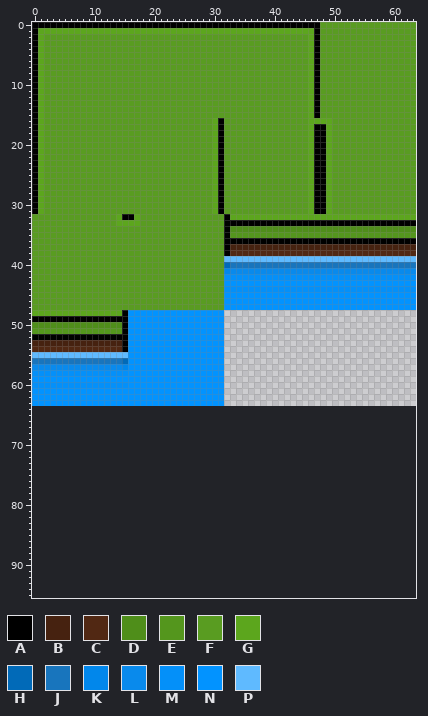
Two states of a sprite sheet, assets/tilemaps/grasslands.png. That is the earlier state.
The file is 64x64 pixels. Colours within 5 levels of each other are drawn and written as one. The old version is drawn lined up with the new one, on the new canvas.
Palette (. is transparent): A #000000  B #462210  C #512813  D #4f8e1a  E #54961d  F #599c21  G #5ca61d  H #016ab8  J #1875bd  K #0187eb  L #098aec  M #0490f9  N #0293ff  P #5fbaff
Pixels before (only the part around the change), first column x 0:
24 AGFFFFFFFFFFFFFFFFFFFFFFFFFFFFGAFFFFFFFFFFFFFFGAAGFFFFFFFFFFFFFF
25 AGFFFFFFFFFFFFFFFFFFFFFFFFFFFFGAFFFFFFFFFFFFFFGAAGFFFFFFFFFFFFFF
26 AGFFFFFFFFFFFFFFFFFFFFFFFFFFFFGAFFFFFFFFFFFFFFGAAGFFFFFFFFFFFFFF
27 AGFFFFFFFFFFFFFFFFFFFFFFFFFFFFGAFFFFFFFFFFFFFFGAAGFFFFFFFFFFFFFF
28 AGFFFFFFFFFFFFFFFFFFFFFFFFFFFFGAFFFFFFFFFFFFFFGAAGFFFFFFFFFFFFFF
29 AGFFFFFFFFFFFFFFFFFFFFFFFFFFFFGAFFFFFFFFFFFFFFGAAGFFFFFFFFFFFFFF
30 AGFFFFFFFFFFFFFFFFFFFFFFFFFFFFGAFFFFFFFFFFFFFFGAAGFFFFFFFFFFFFFF
31 AGFFFFFFFFFFFFFFFFFFFFFFFFFFFFGAFFFFFFFFFFFFFFGAAGFFFFFFFFFFFFFF
32 FFFFFFFFFFFFFFGAAGFFFFFFFFFFFFFFAGGGGGGGGGGGGGGGGGGGGGGGGGGGGGGG
33 FFFFFFFFFFFFFFGGGGFFFFFFFFFFFFFFAAAAAAAAAAAAAAAAAAAAAAAAAAAAAAAA
34 FFFFFFFFFFFFFFFFFFFFFFFFFFFFFFFFADDDDDDDDDDDDDDDDDDDDDDDDDDDDDDD
35 FFFFFFFFFFFFFFFFFFFFFFFFFFFFFFFFAEEEEEEEEEEEEEEEEEEEEEEEEEEEEEEE
36 FFFFFFFFFFFFFFFFFFFFFFFFFFFFFFFFAAAAAAAAAAAAAAAAAAAAAAAAAAAAAAAA
37 FFFFFFFFFFFFFFFFFFFFFFFFFFFFFFFFABBBBBBBBBBBBBBBBBBBBBBBBBBBBBBB
38 FFFFFFFFFFFFFFFFFFFFFFFFFFFFFFFFACCCCCCCCCCCCCCCCCCCCCCCCCCCCCCC
39 FFFFFFFFFFFFFFFFFFFFFFFFFFFFFFFFPPPPPPPPPPPPPPPPPPPPPPPPPPPPPPPP
40 FFFFFFFFFFFFFFFFFFFFFFFFFFFFFFFFHJJJJJJJJJJJJJJJJJJJJJJJJJJJJJJJ
41 FFFFFFFFFFFFFFFFFFFFFFFFFFFFFFFFKLLLLLLLLLLLLLLLLLLLLLLLLLLLLLLL
42 FFFFFFFFFFFFFFFFFFFFFFFFFFFFFFFFMMMMMMMMMMMMMMMMMMMMMMMMMMMMMMMM
43 FFFFFFFFFFFFFFFFFFFFFFFFFFFFFFFFNNNNNNNNNNNNNNNNNNNNNNNNNNNNNNNN
44 FFFFFFFFFFFFFFFFFFFFFFFFFFFFFFFFMMMMMMMMMMMMMMMMMMMMMMMMMMMMMMMM
45 FFFFFFFFFFFFFFFFFFFFFFFFFFFFFFFFNNNNNNNNNNNNNNNNNNNNNNNNNNNNNNNN
46 FFFFFFFFFFFFFFFFFFFFFFFFFFFFFFFFNNNNNNNNNNNNNNNNNNNNNNNNNNNNNNNN
47 FFFFFFFFFFFFFFFFFFFFFFFFFFFFFFFFNNNNNNNNNNNNNNNNNNNNNNNNNNNNNNNN
48 GGGGGGGGGGGGGGGANNNNNNNNNNNNNNNN................................
49 AAAAAAAAAAAAAAAANNNNNNNNNNNNNNNN................................
50 DDDDDDDDDDDDDDDANNNNNNNNNNNNNNNN................................
51 EEEEEEEEEEEEEEEANNNNNNNNNNNNNNNN................................
52 AAAAAAAAAAAAAAAANNNNNNNNNNNNNNNN................................
53 BBBBBBBBBBBBBBBANNNNNNNNNNNNNNNN................................
54 CCCCCCCCCCCCCCCANNNNNNNNNNNNNNNN................................
55 PPPPPPPPPPPPPPPPNNNNNNNNNNNNNNNN................................
56 JJJJJJJJJJJJJJJHNNNNNNNNNNNNNNNN................................
57 LLLLLLLLLLLLLLLKNNNNNNNNNNNNNNNN................................
58 MMMMMMMMMMMMMMMMNNNNNNNNNNNNNNNN................................
59 NNNNNNNNNNNNNNNNNNNNNNNNNNNNNNNN................................
60 MMMMMMMMMMMMMMMMNNNNNNNNNNNNNNNN................................
61 NNNNNNNNNNNNNNNNNNNNNNNNNNNNNNNN................................
62 NNNNNNNNNNNNNNNNNNNNNNNNNNNNNNNN................................
63 NNNNNNNNNNNNNNNNNNNNNNNNNNNNNNNN................................
64 ................................................................
65 ................................................................
66 ................................................................
67 ................................................................
68 ................................................................
69 ................................................................
70 ................................................................
71 ................................................................
72 ................................................................
73 ................................................................
74 ................................................................
75 ................................................................
76 ................................................................
77 ................................................................
78 ................................................................
79 ................................................................
80 ................................................................
81 ................................................................
82 ................................................................
83 ................................................................
84 ................................................................
85 ................................................................
86 ................................................................
87 ................................................................
88 ................................................................
89 ................................................................
90 ................................................................
91 ................................................................
92 ................................................................
93 ................................................................
94 ................................................................
95 ................................................................
Once edited:
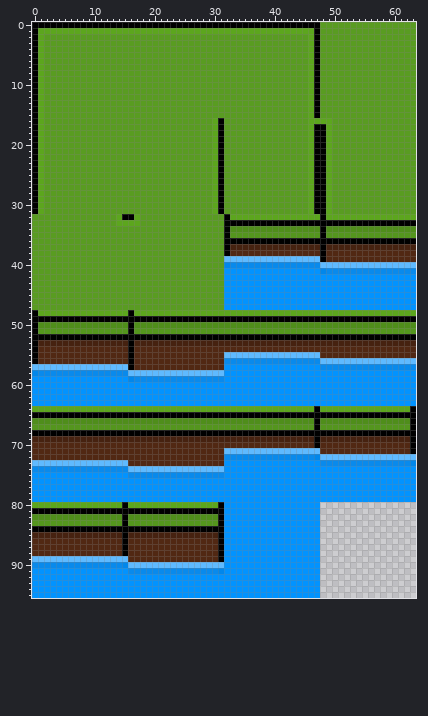
Diff:
canvas 64x64 -> 64x96
Changed rows in their new state; - is an unchanged pixel.
first column x 32:
32 ----------------A---------------
34 ----------------A---------------
35 ----------------A---------------
37 ----------------A---------------
38 ----------------A---------------
39 ----------------ACCCCCCCCCCCCCCC
40 KLLLLLLLLLLLLLLLPPPPPPPPPPPPPPPP
41 NNNNNNNNNNNNNNNNK---------------
42 NNNNNNNNNNNNNNNNNNNNNNNNNNNNNNNN
44 NNNNNNNNNNNNNNNNNNNNNNNNNNNNNNNN
first column x 0:
48 A--------------GAGGGGGGGGGGGGGGGGGGGGGGGGGGGGGGGGGGGGGGGGGGGGGGG
49 ----------------AAAAAAAAAAAAAAAAAAAAAAAAAAAAAAAAAAAAAAAAAAAAAAAA
50 A--------------DADDDDDDDDDDDDDDDDDDDDDDDDDDDDDDDDDDDDDDDDDDDDDDD
51 A--------------EAEEEEEEEEEEEEEEEEEEEEEEEEEEEEEEEEEEEEEEEEEEEEEEE
52 ----------------AAAAAAAAAAAAAAAAAAAAAAAAAAAAAAAAAAAAAAAAAAAAAAAA
53 A--------------BABBBBBBBBBBBBBBBBBBBBBBBBBBBBBBBBBBBBBBBBBBBBBBB
54 A--------------CACCCCCCCCCCCCCCCCCCCCCCCCCCCCCCCCCCCCCCCCCCCCCCC
55 ACCCCCCCCCCCCCCCACCCCCCCCCCCCCCCPPPPPPPPPPPPPPPPCCCCCCCCCCCCCCCC
56 ACCCCCCCCCCCCCCCACCCCCCCCCCCCCCCLLLLLLLLLLLLLLLLPPPPPPPPPPPPPPPP
57 PPPPPPPPPPPPPPPPACCCCCCCCCCCCCCCNNNNNNNNNNNNNNNNLLLLLLLLLLLLLLLL
58 KLLLLLLLLLLLLLLLPPPPPPPPPPPPPPPPNNNNNNNNNNNNNNNNNNNNNNNNNNNNNNNN
59 ----------------KLLLLLLLLLLLLLLLNNNNNNNNNNNNNNNNNNNNNNNNNNNNNNNN
60 NNNNNNNNNNNNNNNN----------------NNNNNNNNNNNNNNNNNNNNNNNNNNNNNNNN
61 --------------------------------NNNNNNNNNNNNNNNNNNNNNNNNNNNNNNNN
62 --------------------------------NNNNNNNNNNNNNNNNNNNNNNNNNNNNNNNN
63 --------------------------------NNNNNNNNNNNNNNNNNNNNNNNNNNNNNNNN
64 GGGGGGGGGGGGGGGGGGGGGGGGGGGGGGGGGGGGGGGGGGGGGGGAGGGGGGGGGGGGGGGA
65 AAAAAAAAAAAAAAAAAAAAAAAAAAAAAAAAAAAAAAAAAAAAAAAAAAAAAAAAAAAAAAAA
66 DDDDDDDDDDDDDDDDDDDDDDDDDDDDDDDDDDDDDDDDDDDDDDDADDDDDDDDDDDDDDDA
67 EEEEEEEEEEEEEEEEEEEEEEEEEEEEEEEEEEEEEEEEEEEEEEEAEEEEEEEEEEEEEEEA
68 AAAAAAAAAAAAAAAAAAAAAAAAAAAAAAAAAAAAAAAAAAAAAAAAAAAAAAAAAAAAAAAA
69 BBBBBBBBBBBBBBBBBBBBBBBBBBBBBBBBBBBBBBBBBBBBBBBABBBBBBBBBBBBBBBA
70 CCCCCCCCCCCCCCCCCCCCCCCCCCCCCCCCCCCCCCCCCCCCCCCACCCCCCCCCCCCCCCA
71 CCCCCCCCCCCCCCCCCCCCCCCCCCCCCCCCPPPPPPPPPPPPPPPPCCCCCCCCCCCCCCCA
72 CCCCCCCCCCCCCCCCCCCCCCCCCCCCCCCCLLLLLLLLLLLLLLLKPPPPPPPPPPPPPPPP
73 PPPPPPPPPPPPPPPPCCCCCCCCCCCCCCCCNNNNNNNNNNNNNNNNLLLLLLLLLLLLLLLK
74 LLLLLLLLLLLLLLLLPPPPPPPPPPPPPPPPNNNNNNNNNNNNNNNNNNNNNNNNNNNNNNNN
75 NNNNNNNNNNNNNNNNLLLLLLLLLLLLLLLLNNNNNNNNNNNNNNNNNNNNNNNNNNNNNNNN
76 NNNNNNNNNNNNNNNNNNNNNNNNNNNNNNNNNNNNNNNNNNNNNNNNNNNNNNNNNNNNNNNN
77 NNNNNNNNNNNNNNNNNNNNNNNNNNNNNNNNNNNNNNNNNNNNNNNNNNNNNNNNNNNNNNNN
78 NNNNNNNNNNNNNNNNNNNNNNNNNNNNNNNNNNNNNNNNNNNNNNNNNNNNNNNNNNNNNNNN
79 NNNNNNNNNNNNNNNNNNNNNNNNNNNNNNNNNNNNNNNNNNNNNNNNNNNNNNNNNNNNNNNN
80 GGGGGGGGGGGGGGGAGGGGGGGGGGGGGGGANNNNNNNNNNNNNNNN----------------
81 AAAAAAAAAAAAAAAAAAAAAAAAAAAAAAAANNNNNNNNNNNNNNNN----------------
82 DDDDDDDDDDDDDDDADDDDDDDDDDDDDDDANNNNNNNNNNNNNNNN----------------
83 EEEEEEEEEEEEEEEAEEEEEEEEEEEEEEEANNNNNNNNNNNNNNNN----------------
84 AAAAAAAAAAAAAAAAAAAAAAAAAAAAAAAANNNNNNNNNNNNNNNN----------------
85 BBBBBBBBBBBBBBBABBBBBBBBBBBBBBBANNNNNNNNNNNNNNNN----------------
86 CCCCCCCCCCCCCCCACCCCCCCCCCCCCCCANNNNNNNNNNNNNNNN----------------
87 CCCCCCCCCCCCCCCACCCCCCCCCCCCCCCANNNNNNNNNNNNNNNN----------------
88 CCCCCCCCCCCCCCCACCCCCCCCCCCCCCCANNNNNNNNNNNNNNNN----------------
89 PPPPPPPPPPPPPPPPCCCCCCCCCCCCCCCANNNNNNNNNNNNNNNN----------------
90 LLLLLLLLLLLLLLLKPPPPPPPPPPPPPPPPNNNNNNNNNNNNNNNN----------------
91 NNNNNNNNNNNNNNNNLLLLLLLLLLLLLLLKNNNNNNNNNNNNNNNN----------------
92 NNNNNNNNNNNNNNNNNNNNNNNNNNNNNNNNNNNNNNNNNNNNNNNN----------------
93 NNNNNNNNNNNNNNNNNNNNNNNNNNNNNNNNNNNNNNNNNNNNNNNN----------------
94 NNNNNNNNNNNNNNNNNNNNNNNNNNNNNNNNNNNNNNNNNNNNNNNN----------------
95 NNNNNNNNNNNNNNNNNNNNNNNNNNNNNNNNNNNNNNNNNNNNNNNN----------------
Boxes around the changes in both pictures, in picture pixels (x1, y1, x2, y2):
changed: (224, 214, 416, 292)
changed: (32, 310, 416, 598)
